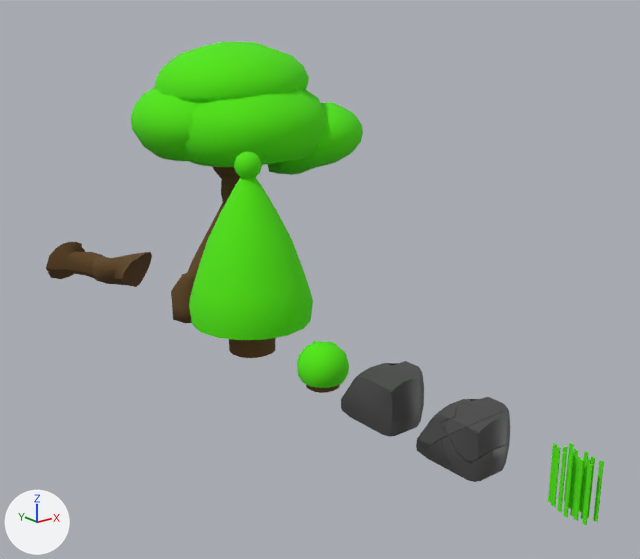
The FBX model BrigidIsCross/Assets/DavidStuff/GrassAndTreesAndStuff.fbx as it was, and as the next commit left it.
Before and after are seen from a 50 mm camera at (-20.7, -25.6, 14.8) aimed at (2.8, 3.6, 3.0). Every picture has the same lights, and +X, +Y and +Z are marked at lower left. The older version comes first. Where no turn or scale is listed for an object, it has been applied to the vertices.

Objects in the first picture: 'Cube', 'Rock', 'Rock Crack', 'Tree', 'Tree.002', 'Tree.005', 'Tree.006'.
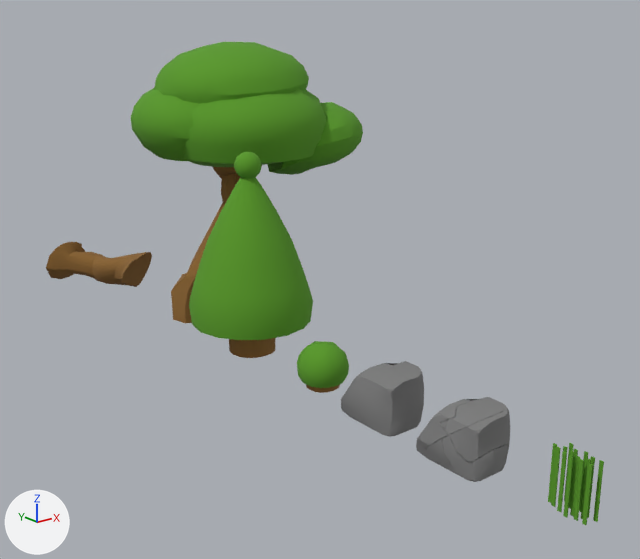
Pixel boxes [x1, y1, x2, y2] of what changed, in the pictures (640 x 559 px):
```json
{"object": "Tree.005", "change": "recoloured", "before": [131, 42, 363, 323], "after": [131, 42, 363, 323]}
{"object": "Tree.002", "change": "recoloured", "before": [189, 152, 313, 358], "after": [189, 152, 313, 358]}
{"object": "Rock Crack", "change": "recoloured", "before": [416, 397, 510, 482], "after": [416, 397, 510, 482], "on screen": "dark grey to grey"}
{"object": "Rock", "change": "recoloured", "before": [341, 361, 424, 437], "after": [341, 361, 424, 437], "on screen": "dark grey to grey"}
{"object": "Tree.006", "change": "recoloured", "before": [46, 242, 152, 287], "after": [46, 242, 152, 287]}
{"object": "Cube", "change": "recoloured", "before": [548, 443, 604, 525], "after": [548, 443, 604, 525]}
{"object": "Tree", "change": "recoloured", "before": [297, 341, 349, 393], "after": [297, 341, 349, 393]}
```

Scene script edits in JSON lines:
```json
{"op": "set", "path": "mat_leaves.base_color", "old": "(0.0816, 0.8, 0.0)", "new": "(0.0981, 0.32, 0.0178)", "note": "green #51e700 -> green #589924"}
{"op": "set", "path": "mat_bark.base_color", "old": "(0.118, 0.0598, 0.0151)", "new": "(0.258, 0.127, 0.0288)", "note": "brown #604521 -> brown #8b642f"}
{"op": "set", "path": "mat_rock.base_color", "old": "(0.0618, 0.0618, 0.0618)", "new": "(0.205, 0.205, 0.205)", "note": "dark grey #464646 -> grey #7d7d7d"}
```
